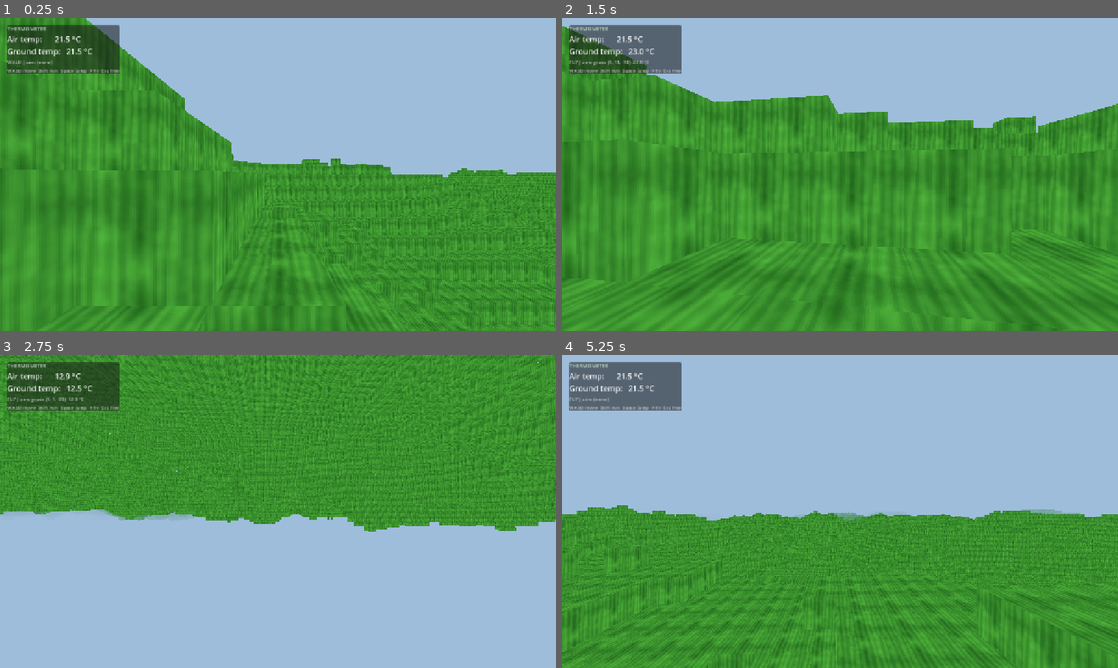
Above: before the commit, frames 1-4 (two rows, left to right).
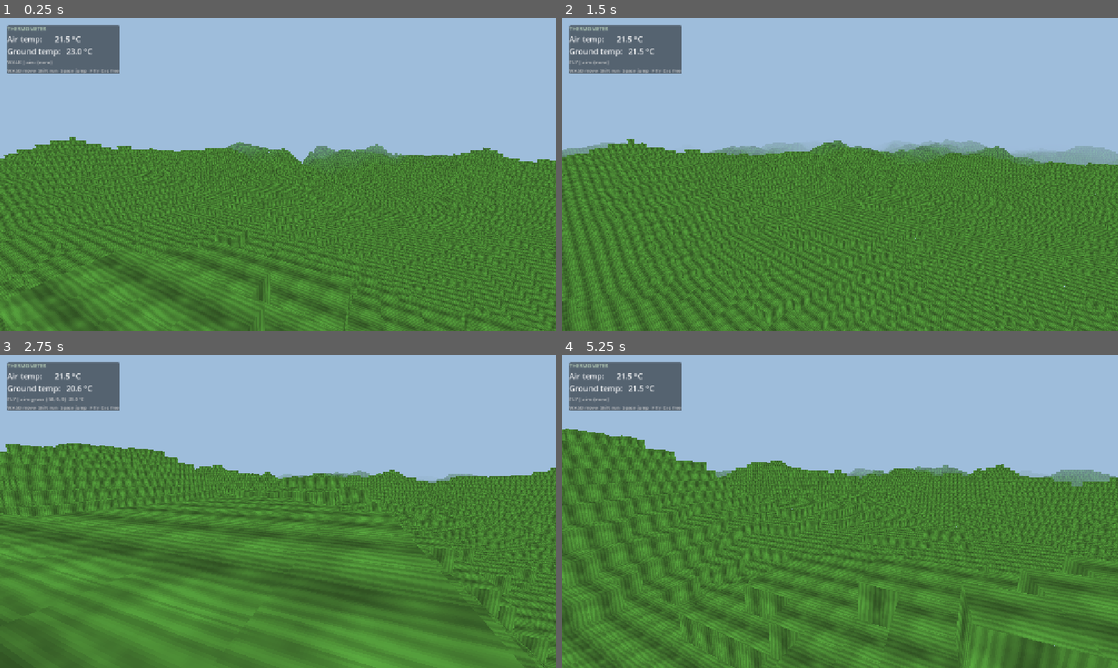
Above: after the commit, the same moments.

Repository: vrogojin/voxiverse
Game: Godot game, scene res://scenes/main.tscn
The game is run twice, just before and just after one commit, with the same random seed, the same clock (stepped at 60 frames per second) and the same inputs.
Inputs (mouse positions are in pixels of both pictures, inside the frame that each line leads up to):
- Up to frame 1 (0.25 s): no input
- Up to frame 2 (1.5 s): tap Enter at 0.5 s; move the mouse to (867, 174) at 0.52 s; hold W from 0.53 s (still down); tap F at 0.6 s; tap Space at 0.77 s; move the mouse to (812, 174) at 1.27 s; tap Shift at 1.35 s
- Up to frame 3 (2.75 s): keep holding W; tap Space at 1.52 s; move the mouse to (289, 505) at 2.02 s; hold Ctrl from 2.03 s (still down)
- Up to frame 4 (5.25 s): keep holding W; move the mouse to (834, 517) at 2.77 s; release Ctrl at 2.78 s; tap F at 2.85, 5.1 s; tap Space at 3.02, 3.77, 4.52 s; move the mouse to (878, 514) at 3.52 s; hold Shift 3.53-4.28 s; move the mouse to (795, 508) at 4.27 s; tap Ctrl at 4.35 s; move the mouse to (845, 511) at 5.02 s

The runs differ from the first frame. In frame 1, 45% of the frame differs, in the area x 0-100%, y 0-100%; in frame 2, 49%; in frame 3, 92%; in frame 4, 44%.

Commit message:
polish(voxiverse): visible grass texture, clean surface spawn, soft fog
- Fix degenerate grass UVs: VoxelBlockyModelCube atlas_size_in_tiles(1,1) +
  set_tile all 6 faces + library.bake() so the 64x64 grass texture maps across
  each face; boost texture contrast (blades + light/dark patches).
- Spawn player on a local-maximum hilltop (feet on surface, downhill view).
- Soften depth fog (starts 0.40R, opaque by 0.92R) for a smooth horizon.

Diff:
--- a/godot/src/main.gd
+++ b/godot/src/main.gd
@@ -18,9 +18,11 @@
 	player.name = "Player"
 	player.world = world
 	add_child(player)
-	# Spawn just above the surface at the origin and let gravity settle us.
-	var spawn_y := world.surface_y(0.0, 0.0) + 2.0
-	player.global_position = Vector3(0.5, spawn_y, 0.5)
+	# Spawn cleanly ON the surface at a local high point so no hill wall looms in
+	# front, then face downhill for an open view over the terrain.
+	var spawn := _pick_spawn()
+	player.global_position = Vector3(spawn.x + 0.5, world.surface_y(spawn.x, spawn.y) + 0.1, spawn.y + 0.5)
+	player.set_initial_look(_downhill_yaw(spawn.x, spawn.y), -0.18)
 	world.on_player_ready(player)
 
 	var hud := ThermometerHUD.new()
@@ -39,17 +41,48 @@
 	env.ambient_light_color = Color(1, 1, 1)
 	env.ambient_light_energy = 1.0
 
-	# Depth fog: clear near, fully occluding by the render radius.
+	# Depth fog: a long, soft gradient that is FULLY opaque a little before the
+	# render edge, so the terrain boundary at 256 is hidden and the horizon reads
+	# as a smooth fade into the sky rather than a hard line.
+	var r := float(TerrainConfig.RENDER_RADIUS_BLOCKS)
 	env.fog_enabled = true
 	env.fog_mode = Environment.FOG_MODE_DEPTH
 	env.fog_light_color = SKY_COLOR
 	env.fog_light_energy = 1.0
-	env.fog_depth_begin = float(TerrainConfig.RENDER_RADIUS_BLOCKS) * 0.62  # ~160
-	env.fog_depth_end = float(TerrainConfig.RENDER_RADIUS_BLOCKS)           # 256
-	env.fog_depth_curve = 1.0
+	env.fog_depth_begin = r * 0.40   # ~102: start fading well before the edge
+	env.fog_depth_end = r * 0.92     # ~236: fully occluded before the 256 boundary
+	env.fog_depth_curve = 0.85       # slightly front-loaded ramp for a soft horizon
 	env.fog_density = 1.0
 
 	var we := WorldEnvironment.new()
 	we.name = "WorldEnvironment"
 	we.environment = env
 	add_child(we)
+
+## Find a pleasant spawn column: the highest ground within a small area around
+## the origin. Standing on a local peak guarantees no adjacent taller block wall
+## fills the view. Returns the (x, z) world column.
+func _pick_spawn() -> Vector2i:
+	var best := Vector2i(0, 0)
+	var best_h := -0x7fffffff
+	var radius := 40
+	var step := 2
+	for z in range(-radius, radius + 1, step):
+		for x in range(-radius, radius + 1, step):
+			var h := TerrainConfig.height_at(x, z)
+			if h > best_h:
+				best_h = h
+				best = Vector2i(x, z)
+	return best
+
+## Yaw (rotation about Y) that faces downhill from column (x, z), so the player
+## looks out over the descending terrain.
+func _downhill_yaw(x: int, z: int) -> float:
+	var gx := float(TerrainConfig.height_at(x + 8, z) - TerrainConfig.height_at(x - 8, z))
+	var gz := float(TerrainConfig.height_at(x, z + 8) - TerrainConfig.height_at(x, z - 8))
+	var dir := Vector2(-gx, -gz)  # downhill = negative gradient
+	if dir.length() < 0.01:
+		return 0.0
+	dir = dir.normalized()
+	# Godot: forward (-Z) for yaw a is (-sin a, -cos a); solve to face `dir`.
+	return atan2(-dir.x, -dir.y)
--- a/godot/src/player/player.gd
+++ b/godot/src/player/player.gd
@@ -59,6 +59,14 @@
 	add_child(shape)
 
 	_capture_mouse()
+
+## Set the initial facing (yaw about Y) and camera pitch. Call after the player
+## is in the tree (the camera is built in _ready).
+func set_initial_look(yaw: float, pitch: float) -> void:
+	rotation.y = yaw
+	_pitch = clampf(pitch, -1.5, 1.5)
+	if _camera != null:
+		_camera.rotation.x = _pitch
 
 func _capture_mouse() -> void:
 	# Web quirk (Godot #102209): after Esc the pointer won't re-lock unless we
--- a/godot/src/world/grass_texture.gd
+++ b/godot/src/world/grass_texture.gd
@@ -57,19 +57,22 @@
 	return sin(x * 0.9 + _fbm(x * 1.7, y * 0.3) * 6.0) * 0.5 + 0.5
 
 ## Build and return the grass texture as an Image.
+## High-contrast: light/dark grass patches + vertical blade streaks + fine
+## micro-detail, so texturing is clearly visible on blocky voxel faces.
 static func build_image() -> Image:
 	var img := Image.create(SIZE, SIZE, false, Image.FORMAT_RGBA8)
 	for y in SIZE:
 		for x in SIZE:
-			var n := _fbm(x, y)
-			var b := _blade(x, y)
-			var r := 46.0 + n * 40.0 - b * 14.0
-			var g := 120.0 + n * 70.0 - b * 22.0
-			var bl := 38.0 + n * 26.0 - b * 10.0
-			var tint := _value_noise(x, y, 1.0 / SIZE) - 0.5
-			r += tint * 22.0
-			g += tint * 10.0
-			bl += tint * 6.0
+			var pn := _value_noise(x, y, 2.0 / SIZE)   # light/dark patches
+			var bd := _blade(x, y)                     # vertical blades
+			var micro := _fbm(x, y)                    # fine detail
+			var l := 0.45 + 0.55 * pn
+			l *= (0.72 + 0.28 * bd)
+			l += (micro - 0.5) * 0.28
+			l = clampf(l, 0.15, 1.12)
+			var r := 30.0 + 70.0 * l
+			var g := 40.0 + 152.0 * l
+			var bl := 24.0 + 46.0 * l
 			img.set_pixel(x, y, Color(
 				clampf(r, 0, 255) / 255.0,
 				clampf(g, 0, 255) / 255.0,
--- a/godot/src/world/voxel_module/module_world.gd
+++ b/godot/src/world/voxel_module/module_world.gd
@@ -82,10 +82,24 @@
 	var cube: Object = ClassDB.instantiate("VoxelBlockyModelCube")
 	if cube == null:
 		return -1
+	# CRITICAL for a visible texture: give the cube a 1x1 tile atlas and point
+	# every face at tile (0,0). The default atlas_size_in_tiles is (0,0), which
+	# produces DEGENERATE UVs — every face samples a single texel and the grass
+	# reads as flat solid green. With a 1x1 atlas each face's UVs span 0..1, so
+	# the whole 64x64 grass texture shows per face.
+	if cube.has_method("set_atlas_size_in_tiles"):
+		cube.call("set_atlas_size_in_tiles", Vector2i(1, 1))
+	if cube.has_method("set_tile"):
+		for side in 6:  # VoxelBlockyModel.SIDE_* : 0..5 (all cube faces)
+			cube.call("set_tile", side, Vector2i(0, 0))
 	if cube.has_method("set_material_override"):
 		cube.call("set_material_override", 0, grass_material)
 
 	var id: Variant = library.call("add_model", cube)
+	# bake() regenerates model geometry + UVs from the tile/atlas config; without
+	# it the UVs above never take effect.
+	if library.has_method("bake"):
+		library.call("bake")
 	if typeof(id) == TYPE_INT:
 		return id
 	# Fallback: derive from the models array (cube is the last entry).
Binary file changed: godot/assets/textures/grass.png
